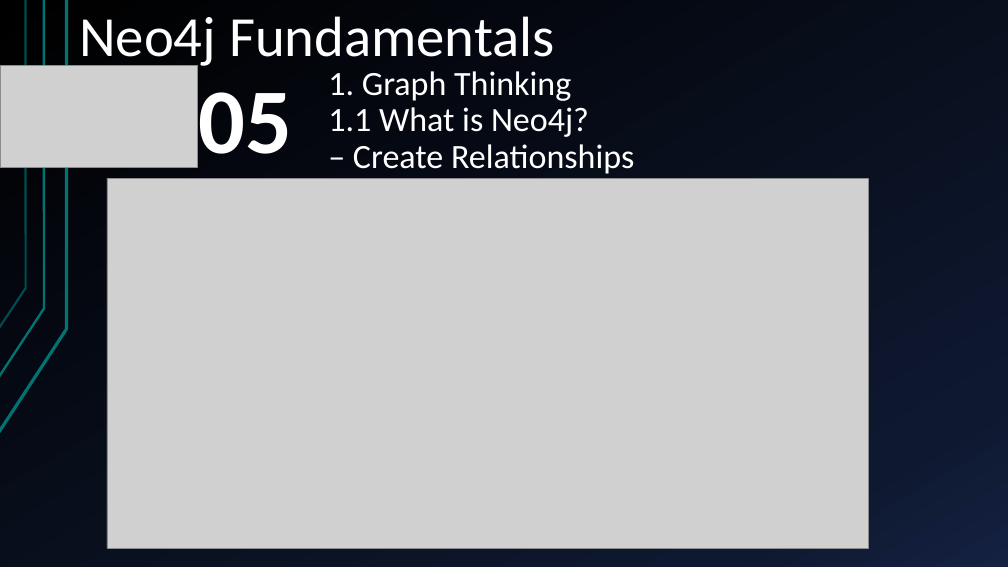
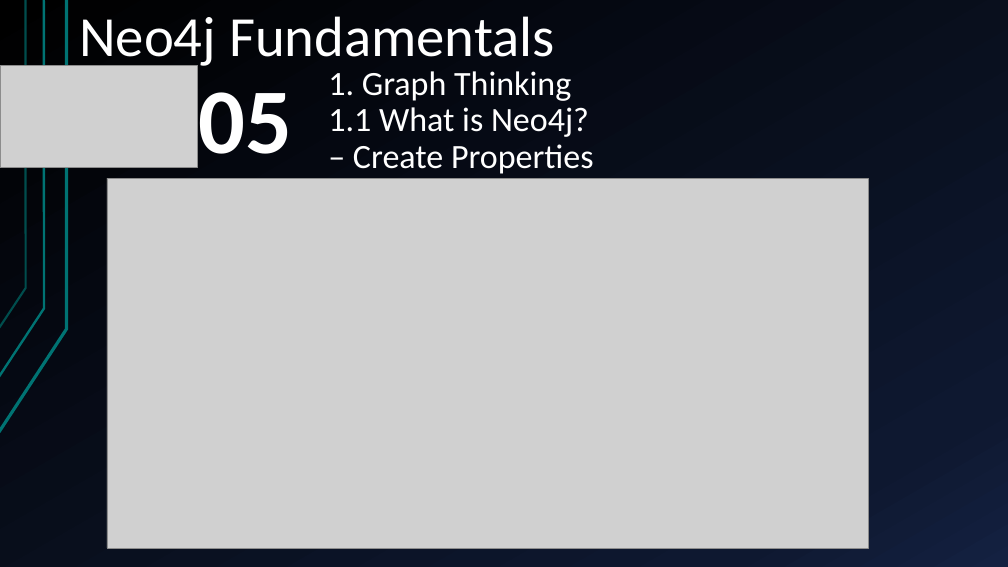
Before and after one commit to yasenstar/learn_graphdb, a slide deck: slide 6 of neo4j/neo4j_fundamentals/Neo4j_Fundamentals.pptx. Drawn at 1008x567 pixels with LibreOffice and Linux fonts; fonts in the diff are those of the drawing; grey boxes stand for pictures. Boxes give left, top, right and bottom in pixels: in the first picture for what was removed or moved away, otherwise in the second. Text is boxed around its words. In the diff, an @@ line names an element or a change of style, - is before the commit and + after.

```diff
--- a/neo4j/neo4j_fundamentals/Neo4j_Fundamentals.pptx
+++ b/neo4j/neo4j_fundamentals/Neo4j_Fundamentals.pptx
@@ title at (328, 71, 594, 174): text changed @@
-1. Graph Thinking
-1.1 What is Neo4j?
-– Create Relationships
+1. Graph Thinking
+1.1 What is Neo4j?
+– Create Properties
```
Also in this commit, not shown: 2 other files.
